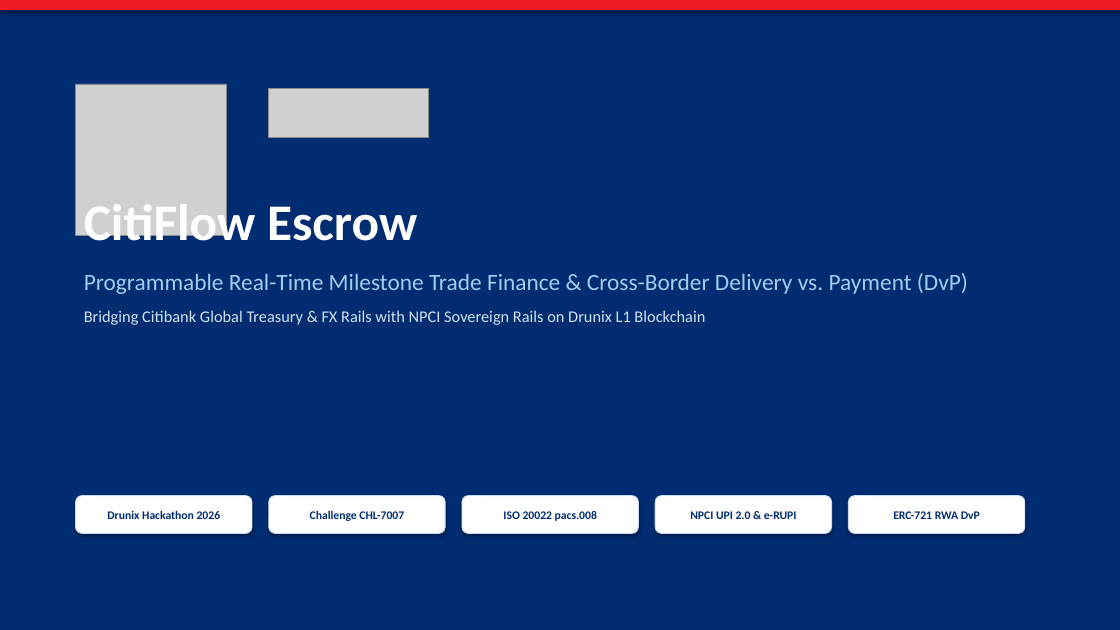
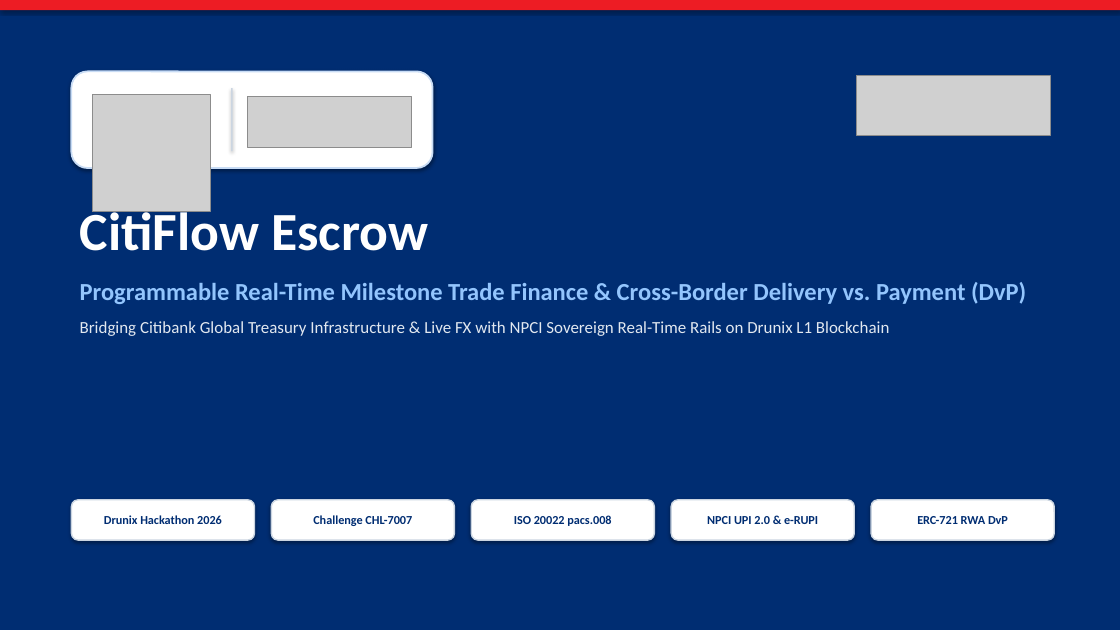
Before and after one commit to utsavv08/Drunix-Remittance-solution, a slide deck: slide 1 of CitiFlow_Escrow_Pitch_Deck.pptx. Drawn at 1120x630 pixels with LibreOffice and Linux fonts; fonts in the diff are those of the drawing; grey boxes stand for pictures. Boxes give left, top, right and bottom in pixels: in the first picture for what was removed or moved away, otherwise in the second. Text is boxed around its words. In the diff, an @@ line names an element or a change of style, - is before the commit and + after.

Commit message:
feat: enhance pitch deck with high-contrast dark NPCI logo and impactful slide layouts

```diff
--- a/CitiFlow_Escrow_Pitch_Deck.pptx
+++ b/CitiFlow_Escrow_Pitch_Deck.pptx
@@ rounded rectangle added at (x1=71, y1=71, x2=433, y2=168), fill #FFFFFF, outline #C8DCF5 1.5 pt @@
@@ rectangle added at (x1=231, y1=88, x2=233, y2=151), fill #CBD5E1 @@
@@ picture added at (x1=857, y1=76, x2=1050, y2=135) @@
@@ picture resized from (x1=76, y1=84, x2=227, y2=235) to (x1=92, y1=94, x2=210, y2=212) @@
@@ picture resized from (x1=269, y1=88, x2=429, y2=138) to (x1=248, y1=97, x2=412, y2=148) @@
@@ text "CitiFlow Escrow" moved from (x1=84, y1=197, x2=968, y2=325) to (x1=80, y1=206, x2=1026, y2=336) @@
@@ text at (x1=80, y1=206, x2=1026, y2=304): size 44 to 46 pt in "CitiFlow Escrow"; size 20 to 21 pt, text colour #A0CDF0 to #93C5FD, bold on in "Programmable Real-Time Milestone Trade Finance & Cross-Borde ..."; less space between paragraphs @@
@@ text at (x1=80, y1=321, x2=889, y2=336): text changed; size 14 to 14.5 pt; text colour #D2E1F0 to #E2E8F0 @@
-Bridging Citibank Global Treasury & FX Rails with NPCI Sovereign Rails on Drunix L1 Blockchain
+Bridging Citibank Global Treasury Infrastructure & Live FX with NPCI Sovereign Real-Time Rails on Drunix L1 Blockchain
@@ rounded rectangle "Drunix Hackathon 2026" resized from (x1=76, y1=496, x2=252, y2=534) to (x1=71, y1=500, x2=255, y2=540) @@
@@ rounded rectangle "Challenge CHL-7007" resized from (x1=269, y1=496, x2=445, y2=534) to (x1=271, y1=500, x2=455, y2=540) @@
@@ rounded rectangle "ISO 20022 pacs.008" resized from (x1=462, y1=496, x2=639, y2=534) to (x1=471, y1=500, x2=655, y2=540) @@
@@ rounded rectangle "NPCI UPI 2.0 & e-RUPI" resized from (x1=655, y1=496, x2=832, y2=534) to (x1=671, y1=500, x2=854, y2=540) @@
@@ size 10 to 10.5 pt; outline #C8DCF5 0.75 pt to #CBD5E1 1.2 pt in 5 elements at (x1=71, y1=500, x2=255, y2=540), (x1=271, y1=500, x2=455, y2=540), (x1=471, y1=500, x2=655, y2=540), (x1=671, y1=500, x2=854, y2=540), (x1=871, y1=500, x2=1054, y2=540) @@
@@ rounded rectangle "ERC-721 RWA DvP" resized from (x1=849, y1=496, x2=1025, y2=534) to (x1=871, y1=500, x2=1054, y2=540) @@
```
Also in this commit, not shown: 7 other slides changed, 2 other files.
